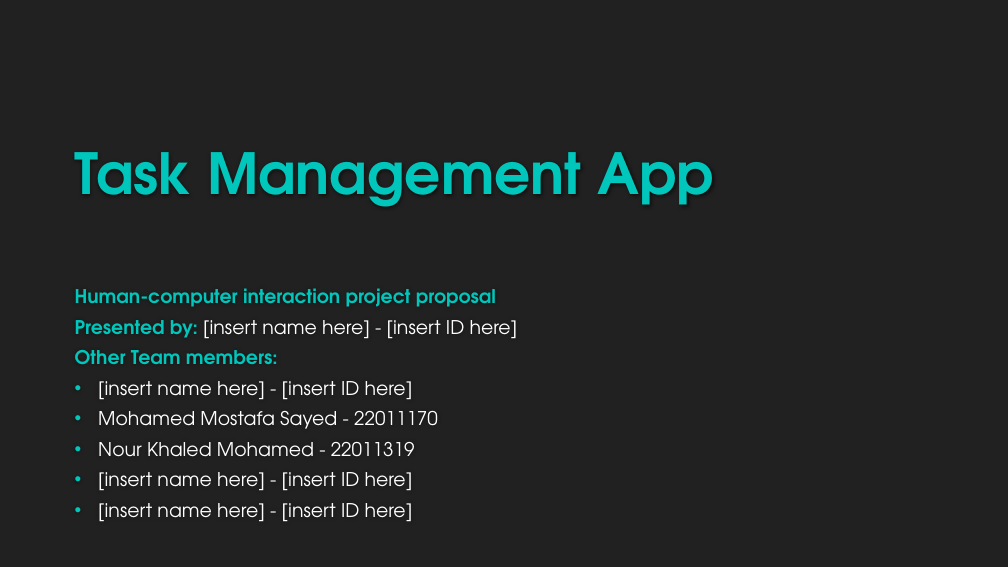
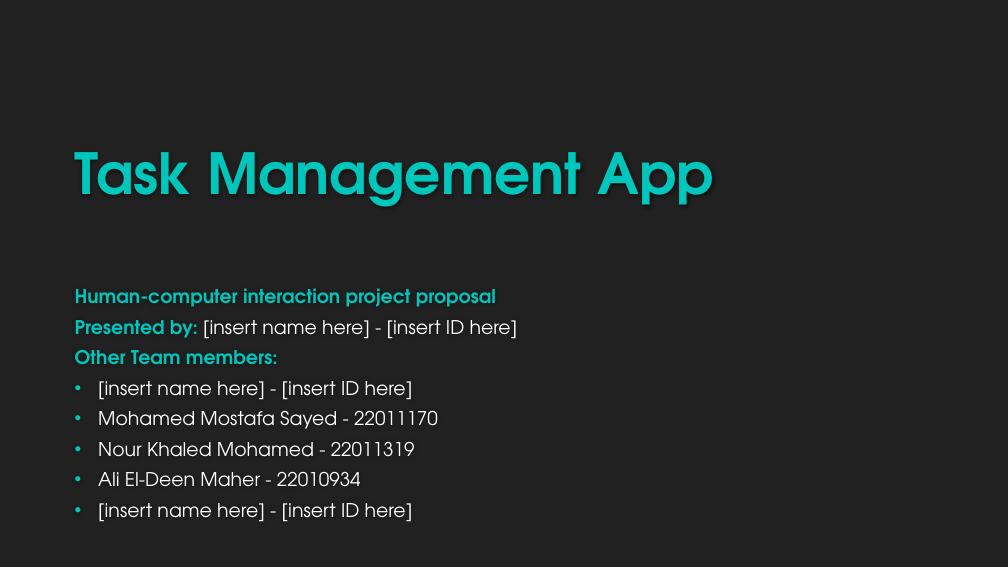
Before and after one commit to BadrGello/Task-Management-App, a slide deck: slide 1 of Documents/HCI Project Proposal.pptx. Drawn at 1008x567 pixels with LibreOffice and Linux fonts; fonts in the diff are those of the drawing; background and template pictures are left out. Boxes give left, top, right and bottom in pixels: in the first picture for what was removed or moved away, otherwise in the second. Text is boxed around its words. In the diff, an @@ line names an element or a change of style, - is before the commit and + after.

Commit message:
Edit

```diff
--- a/Documents/HCI Project Proposal.pptx
+++ b/Documents/HCI Project Proposal.pptx
@@ subtitle at (98, 472, 361, 487): paragraph added @@
+• Ali El-Deen Maher - 22010934
```
